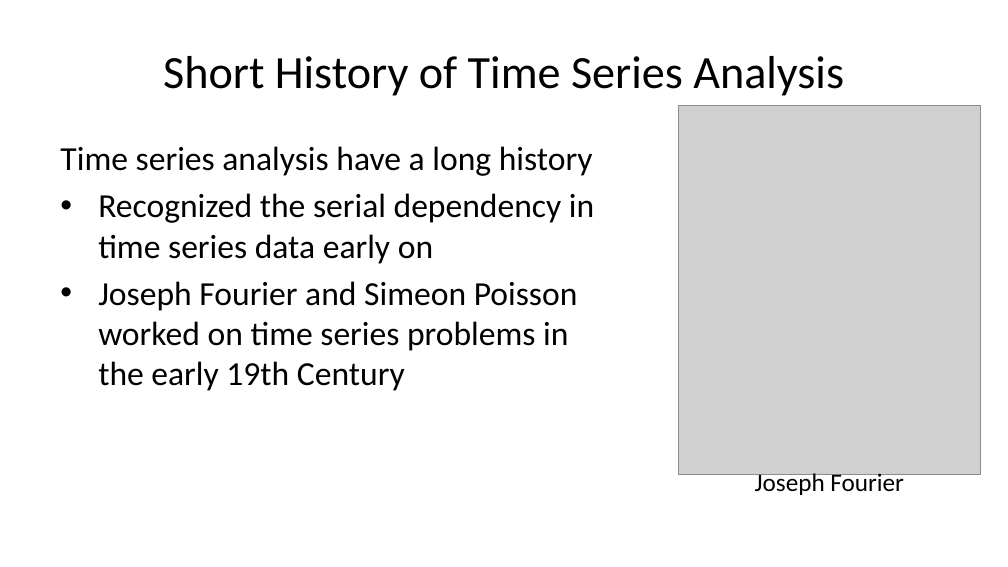
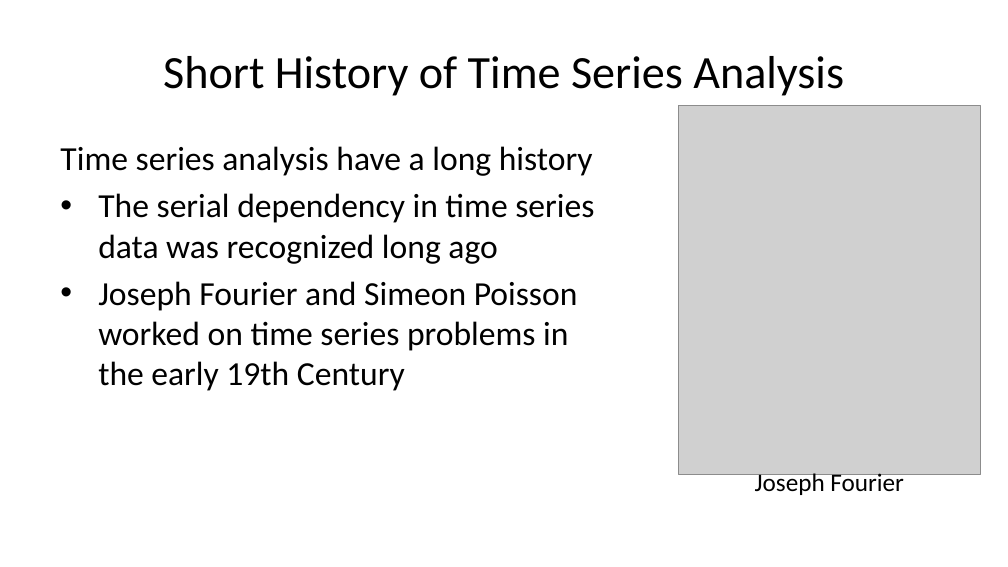
Before and after one commit to StephenElston/CSCI-E-83, a slide deck: slide 6 of LectureSlides/11_IntroductionToTimeSeries.pptx. Drawn at 1008x567 pixels with LibreOffice and Linux fonts; fonts in the diff are those of the drawing; grey boxes stand for pictures. Boxes give left, top, right and bottom in pixels: in the first picture for what was removed or moved away, otherwise in the second. Text is boxed around its words. In the diff, an @@ line names an element or a change of style, - is before the commit and + after.

```diff
--- a/LectureSlides/11_IntroductionToTimeSeries.pptx
+++ b/LectureSlides/11_IntroductionToTimeSeries.pptx
@@ text at bbox=[98, 193, 594, 264]: text changed @@
-• Recognized the serial dependency in time series data early on
+• The serial dependency in time series data was recognized long ago
```
Also in this commit, not shown: 24 other slides changed, 3 slides added.
